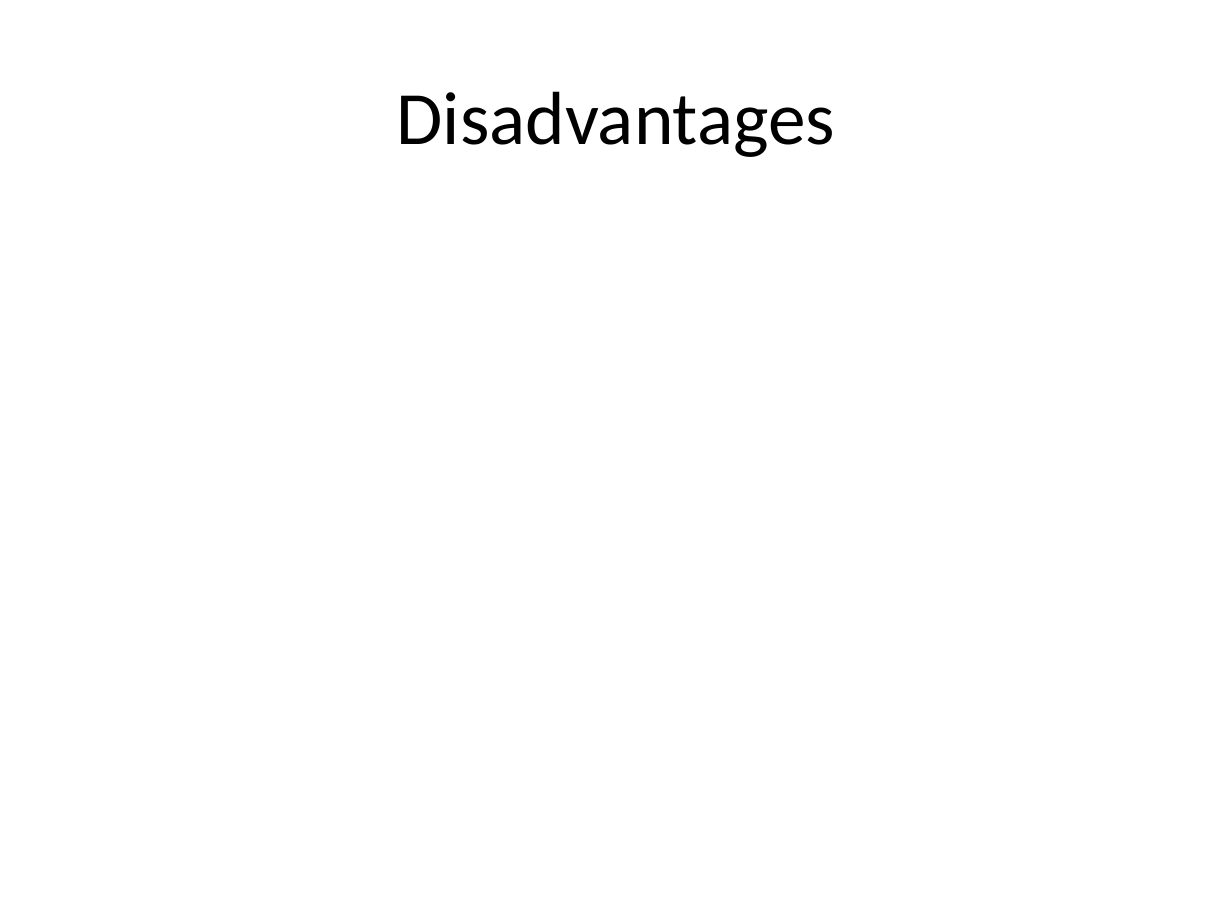
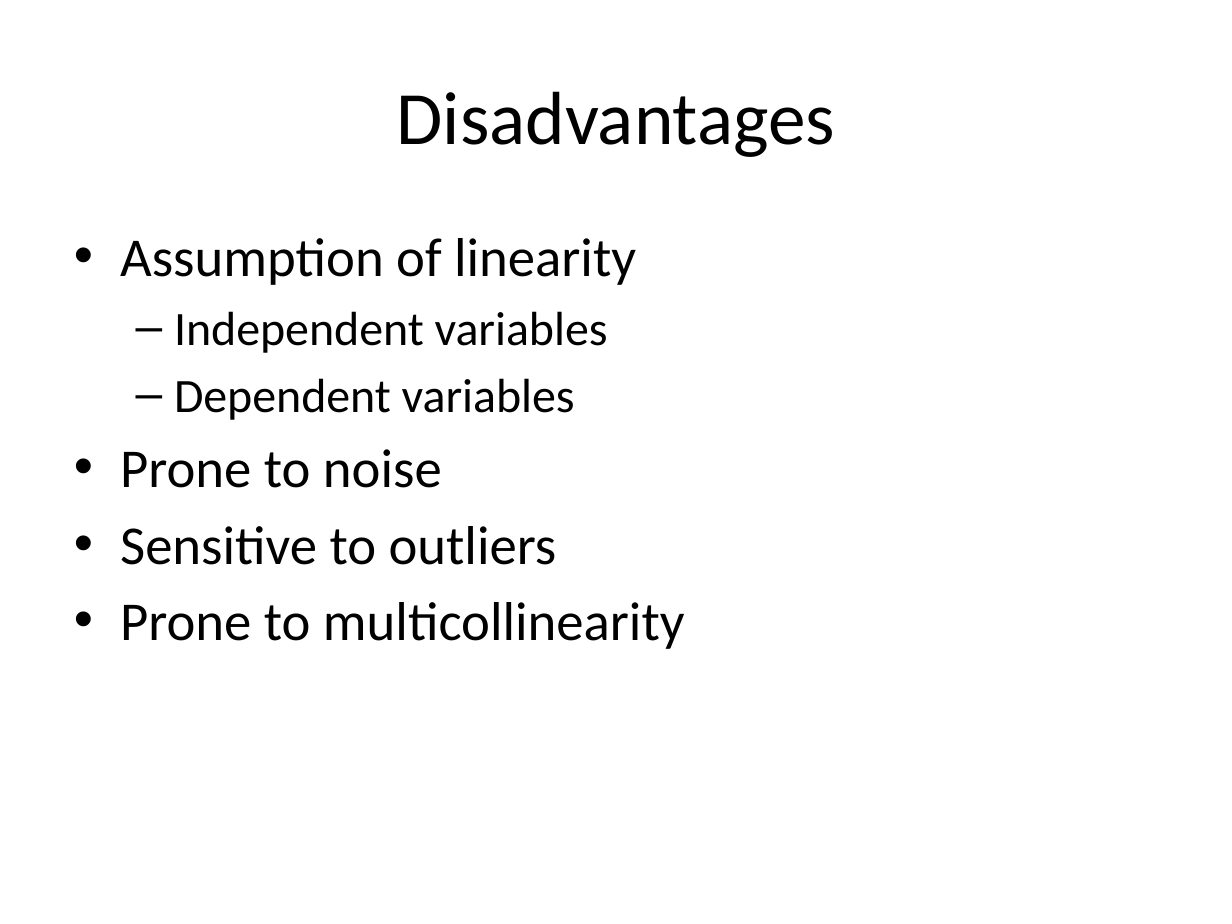
Before and after one commit to look4pritam/ArtificialIntelligence, a slide deck: slide 14 of MachineLearning/LinearRegression/LinearRegression.pptx. Drawn at 1232x924 pixels with LibreOffice and Linux fonts; fonts in the diff are those of the drawing. Boxes give left, top, right and bottom in pixels: in the first picture for what was removed or moved away, otherwise in the second. Text is boxed around its words. In the diff, an @@ line names an element or a change of style, - is before the commit and + after.

```diff
--- a/MachineLearning/LinearRegression/LinearRegression.pptx
+++ b/MachineLearning/LinearRegression/LinearRegression.pptx
@@ text added at [120, 238, 685, 649], 32 pt, text #000000 @@
+• Assumption of linearity
+  – Independent variables
+  – Dependent variables
+• Prone to noise
+• Sensitive to outliers
+• Prone to multicollinearity
```
Also in this commit, not shown: 2 other slides changed.
